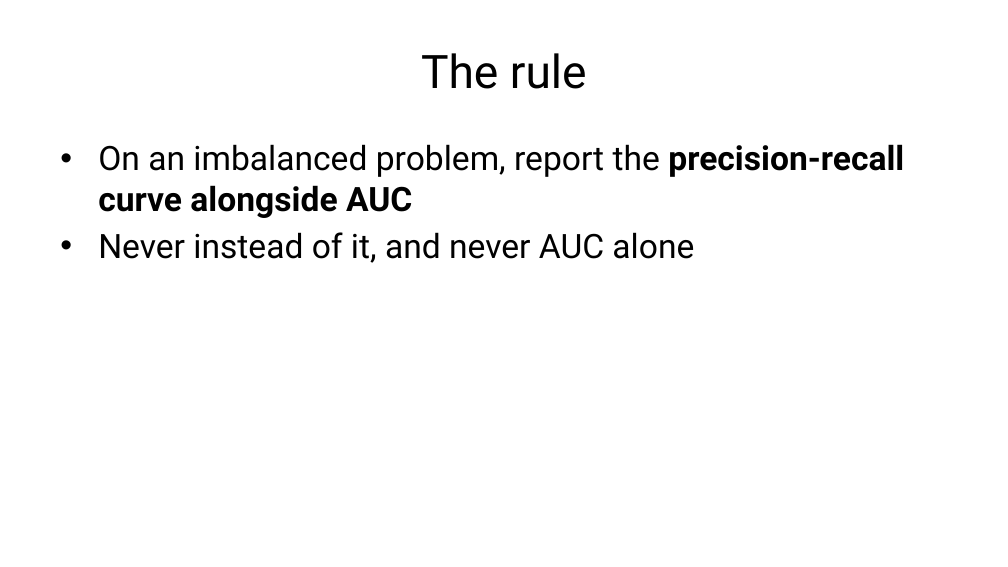
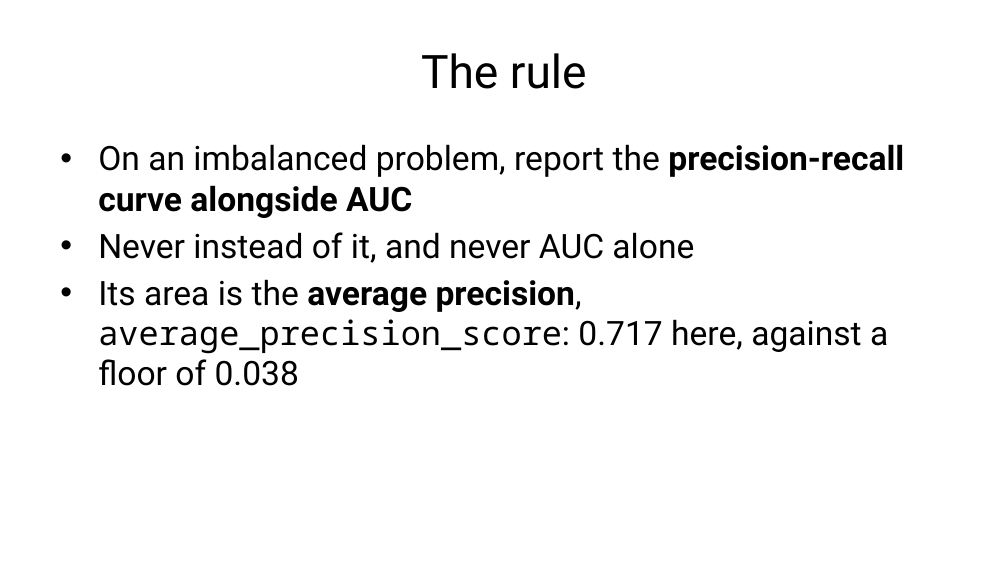
Before and after one commit to fabioantonini/technologies-for-artificial-intelligence, a slide deck: slide 40 of Lessons/04_classification_and_metrics/Slides/classification_and_metrics_slides.pptx. Drawn at 1008x567 pixels with LibreOffice and Linux fonts; fonts in the diff are those of the drawing; background and template pictures are left out. Boxes give left, top, right and bottom in pixels: in the first picture for what was removed or moved away, otherwise in the second. Text is boxed around its words. In the diff, an @@ line names an element or a change of style, - is before the commit and + after.

```diff
--- a/Lessons/04_classification_and_metrics/Slides/classification_and_metrics_slides.pptx
+++ b/Lessons/04_classification_and_metrics/Slides/classification_and_metrics_slides.pptx
@@ text at [98, 279, 888, 386]: paragraph added @@
+• Its area is the average precision, average_precision_score: 0.717 here, against a floor of 0.038
```
Also in this commit, not shown: 11 other slides changed, 1 slide added, 1 slide removed, 4 other files.
